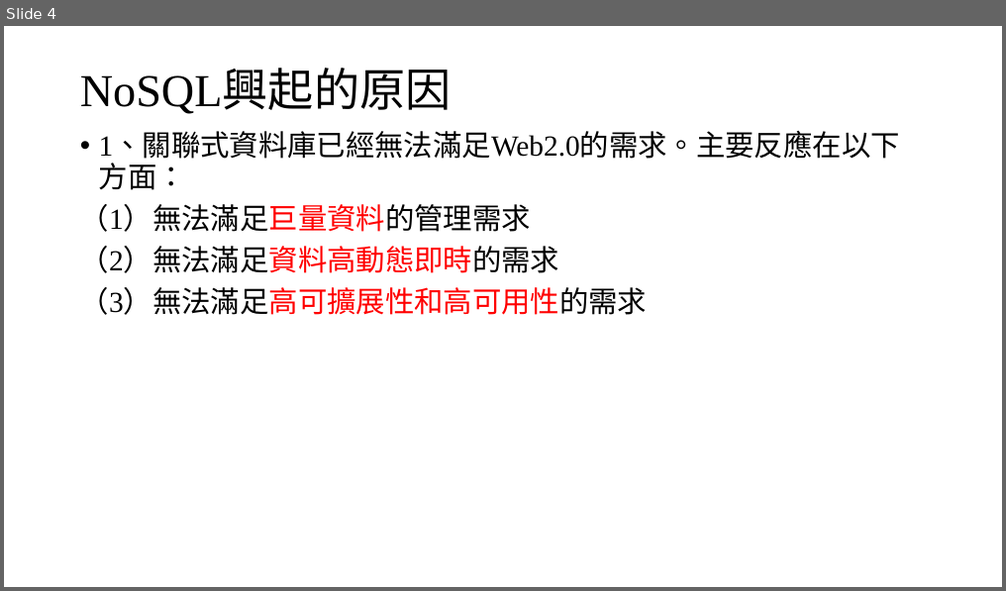
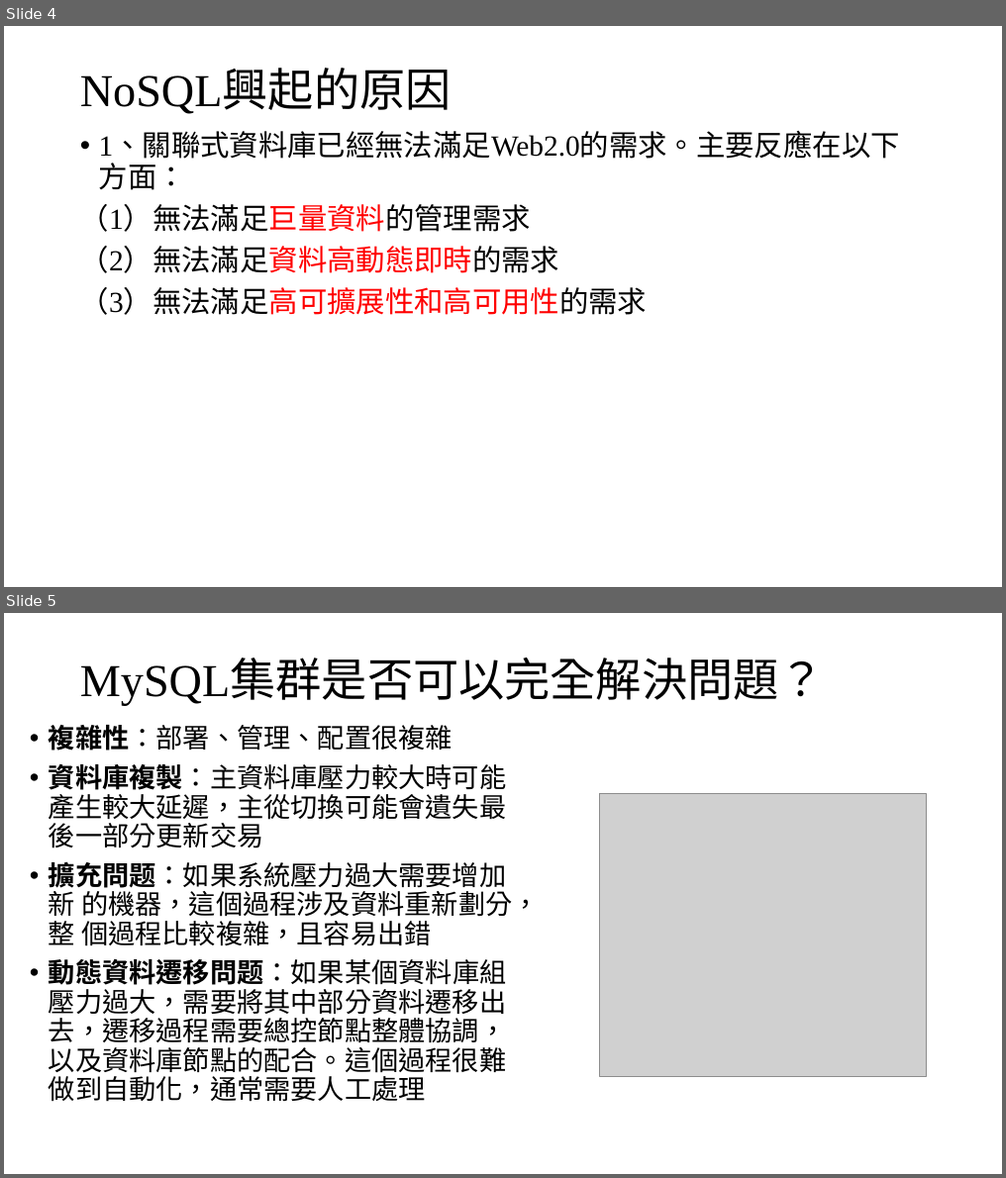
Before and after one commit to YuLiYangBryant/NoSQLReport, a slide deck: NoSQL.pptx. Shown one above the other, each under a label of ours: slide 4 before the commit, slides 4 and 5 after it. The pictures are 1006x591 and 1006x1178 pixels, drawn with LibreOffice and Linux fonts; fonts in the diff are those of the drawing; grey boxes stand for pictures. Boxes give left, top, right and bottom in pixels: in the first picture for what was removed or moved away, otherwise in the second. Text is boxed around its words. In the diff, an @@ line names an element or a change of style, - is before the commit and + after.

```diff
--- a/NoSQL.pptx
+++ b/NoSQL.pptx
@@ slide 5 added at [4,613,1002,1174], background #FFFFFF @@
@@ title added at [80,662,825,706], 44 pt, text #000000 @@
+MySQL集群是否可以完全解決問題？
@@ text added at [49,725,539,1102], 25.9 pt, text #000000 @@
+• 複雜性：部署、管理、配置很複雜
+• 資料庫複製：主資料庫壓力較大時可能產生較大延遲，主從切換可能會遺失最後一部分更新交易
+• 擴充問题：如果系統壓力過大需要增加新 的機器，這個過程涉及資料重新劃分，整 個過程比較複雜，且容易出錯
+• 動態資料遷移問题：如果某個資料庫組壓力過大，需要將其中部分資料遷移出去，遷移過程需要總控節點整體協調，以及資料庫節點的配合。這個過程很難做到自動化，通常需要人工處理
@@ picture added at [600,793,926,1077] @@
```
Also in this commit, not shown: 22 other slides added.
